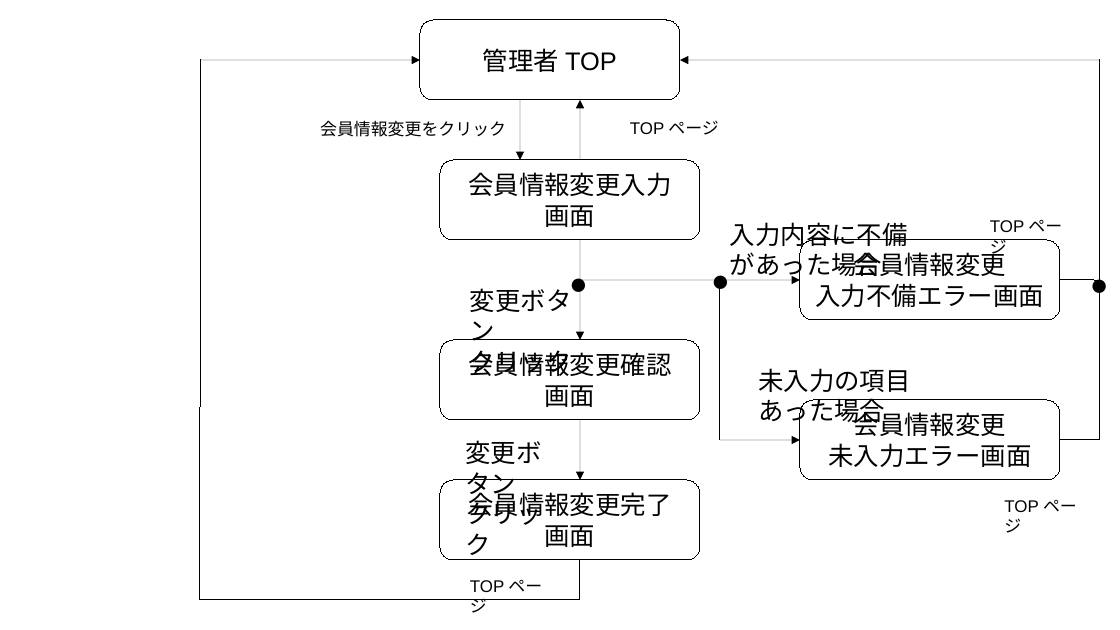
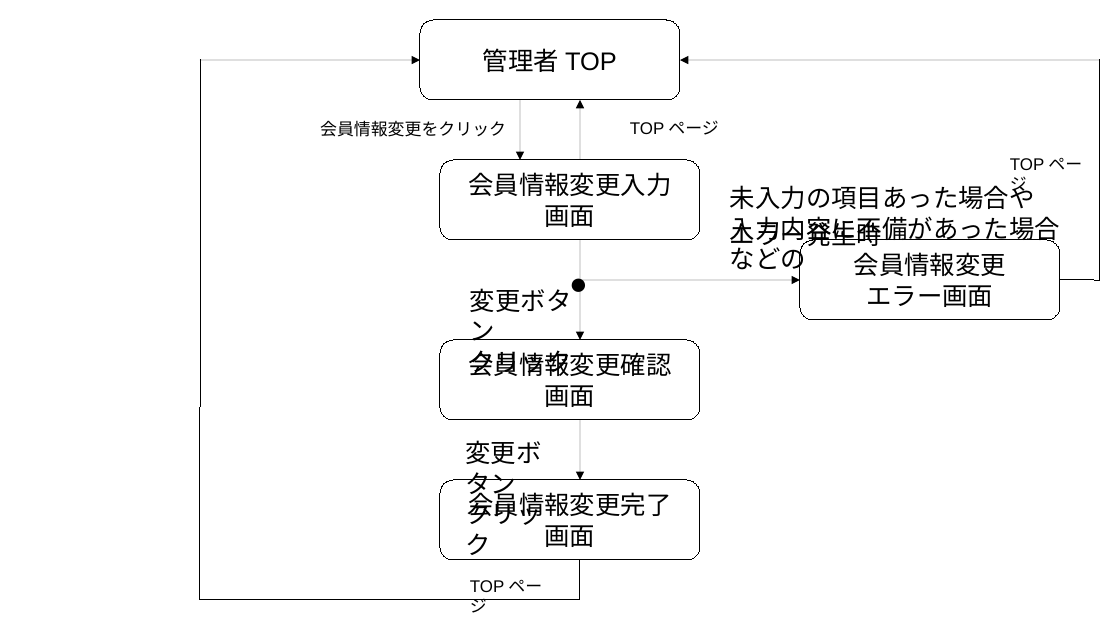
Before and after one commit to 2022java42-student018/document, a slide deck: slide 1 of 外部設計/会員変更/会員情報変更画面遷移図(002ver)金.odp. Drawn at 1120x630 pixels with LibreOffice and Linux fonts; fonts in the diff are those of the drawing. Boxes give left, top, right and bottom in pixels: in the first picture for what was removed or moved away, otherwise in the second. Text is boxed around its words. In the diff, an @@ line names an element or a change of style, - is before the commit and + after.

Commit message:
2022年5月20日（金）　会員情報変更画面レイアウト設計、会員情報変更画面遷移図を変更しました。

```diff
--- a/外部設計/会員変更/会員情報変更画面遷移図(002ver)金.odp
+++ b/外部設計/会員変更/会員情報変更画面遷移図(002ver)金.odp
@@ line moved from (1101, 440) - (1101, 60) to (1101, 281) - (1101, 60) @@
@@ text "TOPページ": place and size @@
-text "TOPページ" at <box>981,210,1086,245</box>
+text "TOPページ" at <box>1000,148,1106,183</box>
@@ text at <box>730,181,1060,275</box>: text changed @@
-入力内容に不備があった場合
+未入力の項目あった場合や
+入力内容に不備があった場合などの
@@ text added at <box>730,218,882,251</box>, 18 pt, text #000000 @@
+エラー発生時
@@ text removed at <box>701,255,740,300</box> @@
-●
@@ text removed at <box>1080,260,1119,305</box> @@
-●
@@ line removed from (721, 281) to (721, 440) @@
@@ text in rounded rectangle at <box>866,285,993,307</box>: text changed @@
-入力不備エラー画面
+エラー画面
@@ text removed at <box>758,368,910,427</box> @@
-未入力の項目あった場合
@@ rounded rectangle removed at <box>800,400,1060,481</box> @@
-会員情報変更
-未入力エラー画面
@@ arrow removed from (721, 440) to (800, 440) @@
@@ line removed from (1060, 440) to (1101, 440) @@
@@ text removed at <box>995,491,1101,525</box> @@
-TOPページ
```
Also in this commit, not shown: 6 other files.
